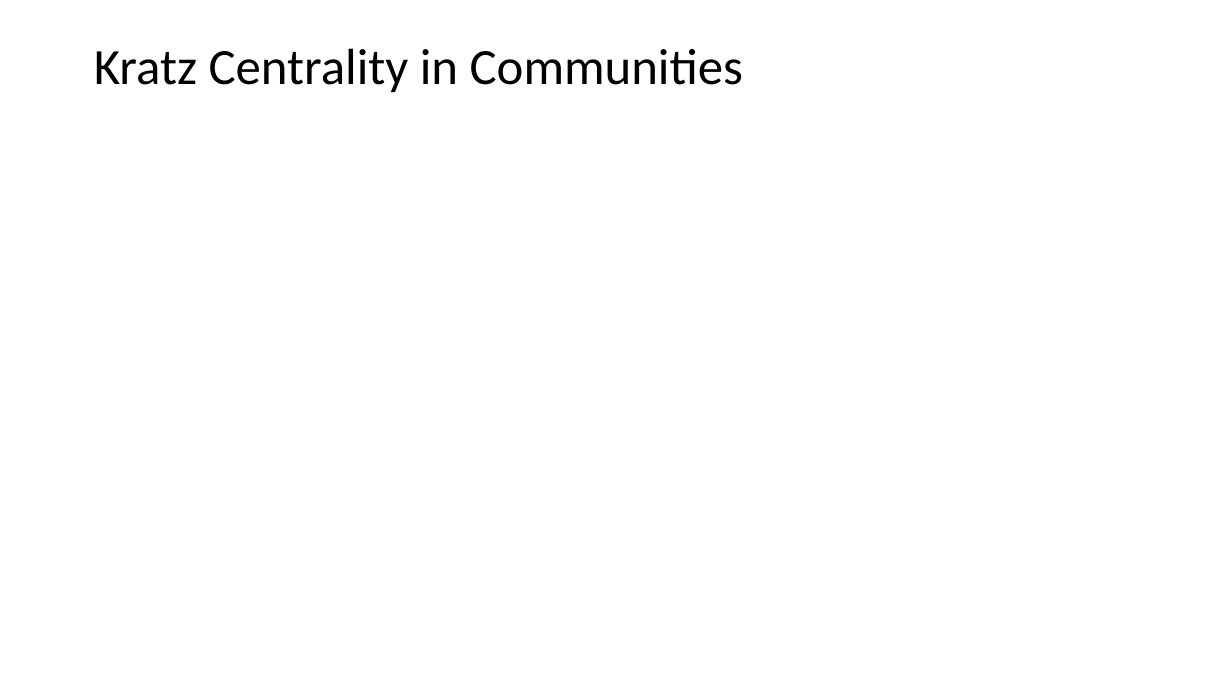
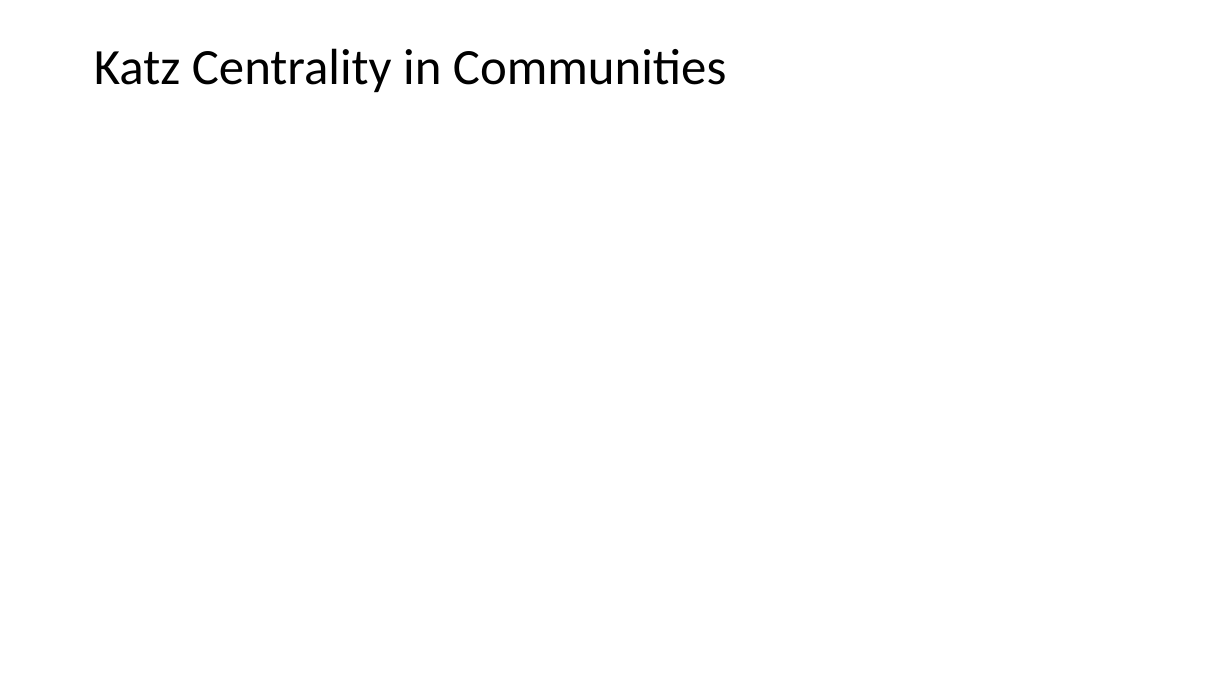
Before and after one commit to StephenElston/CSCI-E-108, a slide deck: slide 37 of slides/5_GraphsAndSocialNetworks.pptx. Drawn at 1232x693 pixels with LibreOffice and Linux fonts; fonts in the diff are those of the drawing; grey boxes stand for pictures. Boxes give left, top, right and bottom in pixels: in the first picture for what was removed or moved away, otherwise in the second. Text is boxed around its words. In the diff, an @@ line names an element or a change of style, - is before the commit and + after.

Commit message:
Correted typos from lecture

```diff
--- a/slides/5_GraphsAndSocialNetworks.pptx
+++ b/slides/5_GraphsAndSocialNetworks.pptx
@@ title at (94, 48, 726, 93): text changed @@
-Kratz Centrality in Communities
+Katz Centrality in Communities
```
Also in this commit, not shown: 6 other slides changed.
